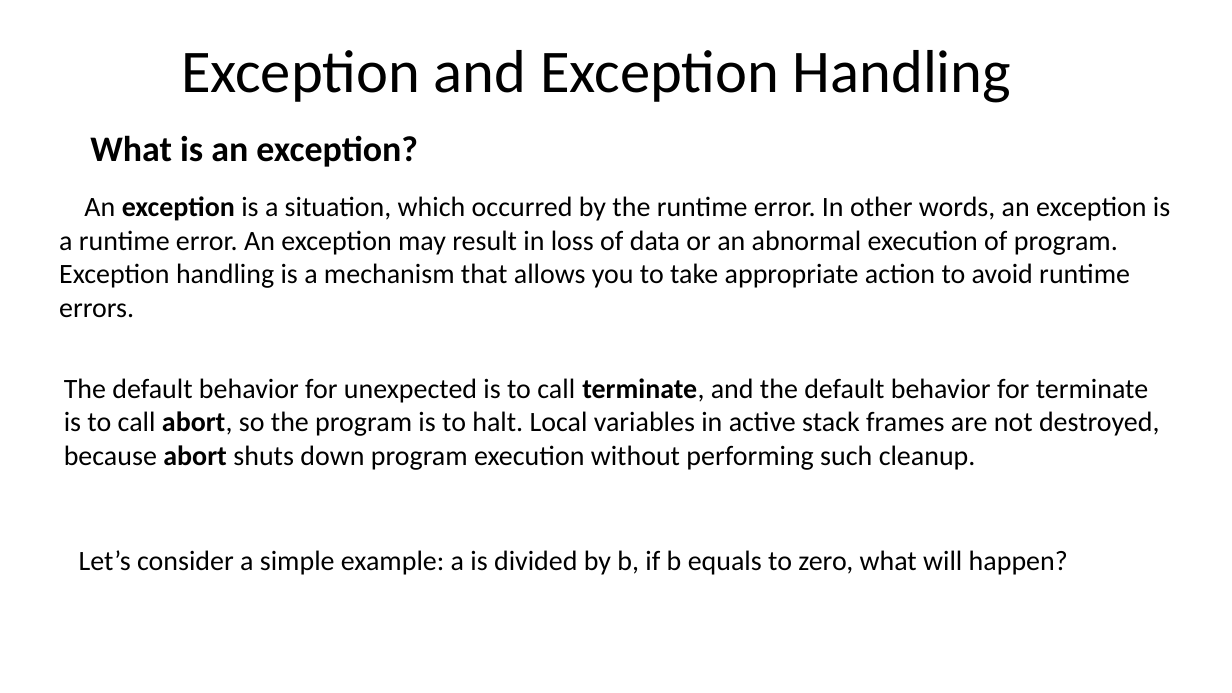
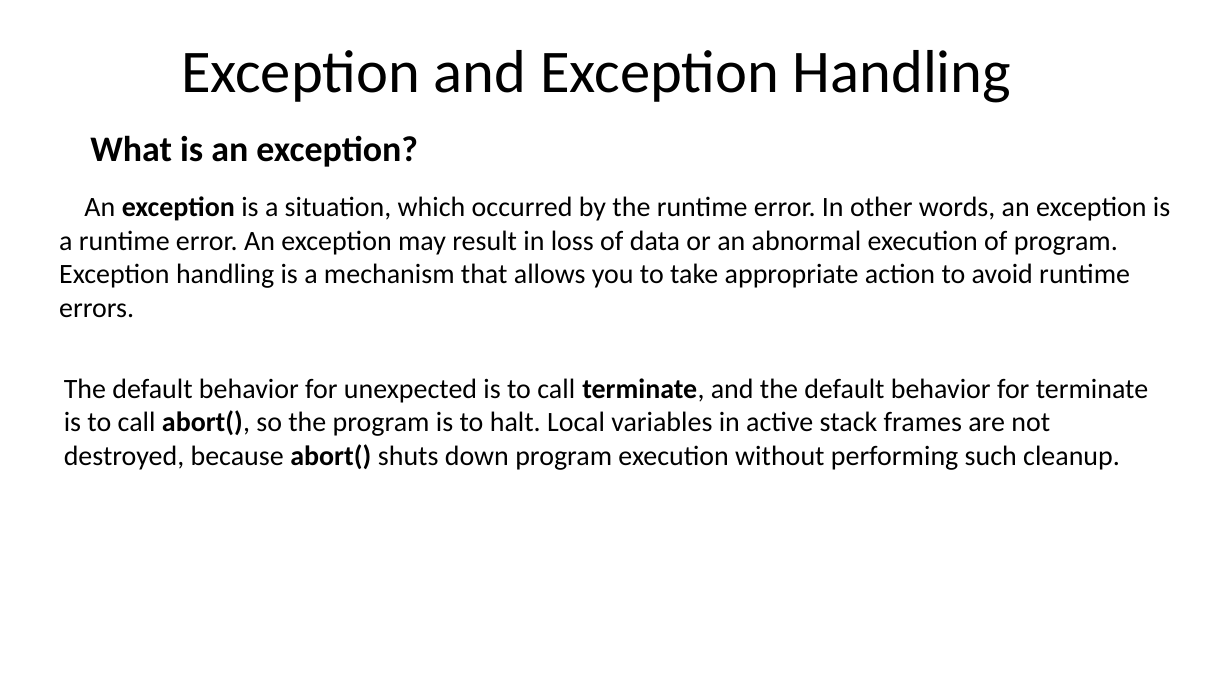
Before and after one commit to ShiqiYu/CPP, a slide deck: slide 3 of week14/Lab14.pptx. Drawn at 1232x693 pixels with LibreOffice and Linux fonts; fonts in the diff are those of the drawing; background and template pictures are left out. Boxes give left, top, right and bottom in pixels: in the first picture for what was removed or moved away, otherwise in the second. Text is boxed around its words. In the diff, an @@ line names an element or a change of style, - is before the commit and + after.

```diff
--- a/week14/Lab14.pptx
+++ b/week14/Lab14.pptx
@@ text at (64, 378, 1148, 470): text changed @@
-The default behavior for unexpected is to call terminate, and the default behavior for terminate is to call abort, so the program is to halt. Local variables in active stack frames are not destroyed, because abort shuts down program execution without performing such cleanup.
+The default behavior for unexpected is to call terminate, and the default behavior for terminate is to call abort(), so the program is to halt. Local variables in active stack frames are not destroyed, because abort() shuts down program execution without performing such cleanup.
@@ text removed at (79, 550, 1068, 575) @@
-  Let’s consider a simple example: a is divided by b, if b equals to zero, what will happen?
```
Also in this commit, not shown: 6 other slides changed, 2 slides added, 11 slides removed, 2 other files.
